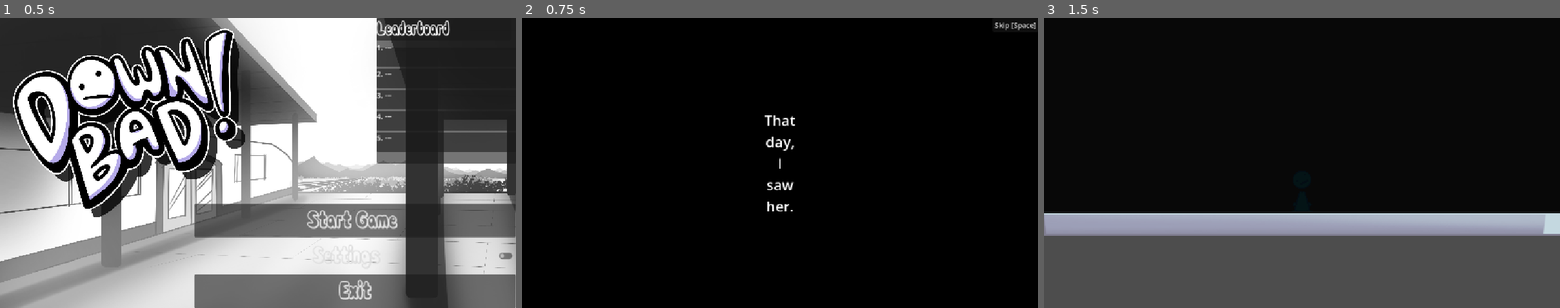
Above: before the commit, frames 1-3 (left to right).
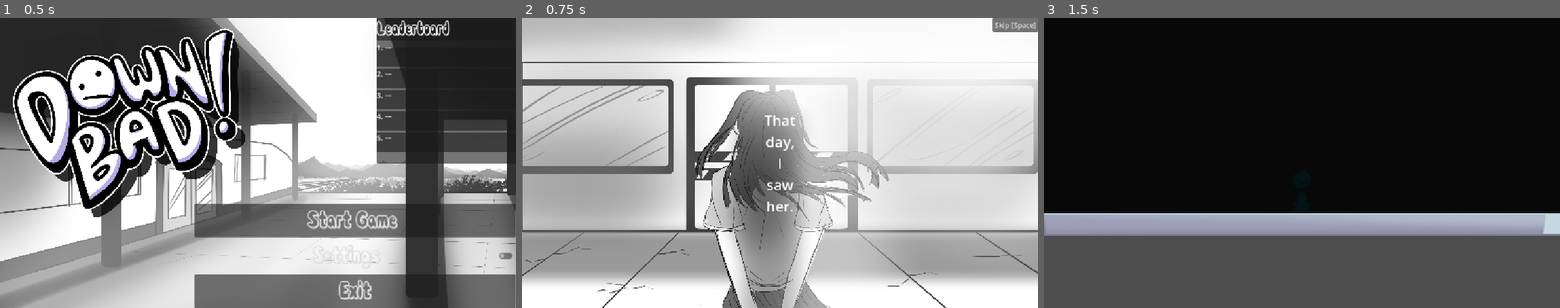
Above: after the commit, the same moments.

Repository: average4136/head-over-heels-game
Game: Godot game, scene res://Scenes/main_menu.tscn
Two runs of this game, one before a commit and one after it. Both use one fixed random seed, a clock stepped at 60 frames per second and the inputs below.
Inputs:
- Up to frame 1 (0.5 s): no input
- Up to frame 2 (0.75 s): click "Start Game" at 0.5 s
- Up to frame 3 (1.5 s): click "Skip [Space]" at 1.25 s

Frame 1 is identical in both runs. In frame 2, 100% of the frame differs, in the area x 0-100%, y 0-100%; in frame 3, nothing differs.

Commit message:
Update opening_cutscene.gd

Diff:
--- a/Scripts/opening_cutscene.gd
+++ b/Scripts/opening_cutscene.gd
@@ -2,11 +2,11 @@
 
 func _setup_slides() -> void:
 	slides = [
-		{"text": "That day, I saw her.", "img": null, "audio": null, "time": 3.0},
+		{"text": "That day, I saw her.", "img": preload("res://Assets/Cutscenes/Opening_Cutscene_002.png"), "audio": null, "time": 3.0},
 		{"text": "But my feet wouldn't move.", "img": null, "audio": null, "time": 3.0},
 		{"text": "Negative thoughts kept filling my head...", "img": null, "audio": null, "time": 3.5},
 		{"text": "...and weighed me down.", "img": null, "audio": null, "time": 3.0},
-		{"text": "She was out of reach.", "img": null, "audio": null, "time": 3.0}
+		{"text": "She was out of reach.", "img": preload("res://Assets/Cutscenes/Opening_Cutscene_001.png"), "audio": null, "time": 3.0}
 	]
 
 # next scene path will be the post-eyeopen scene on the street
